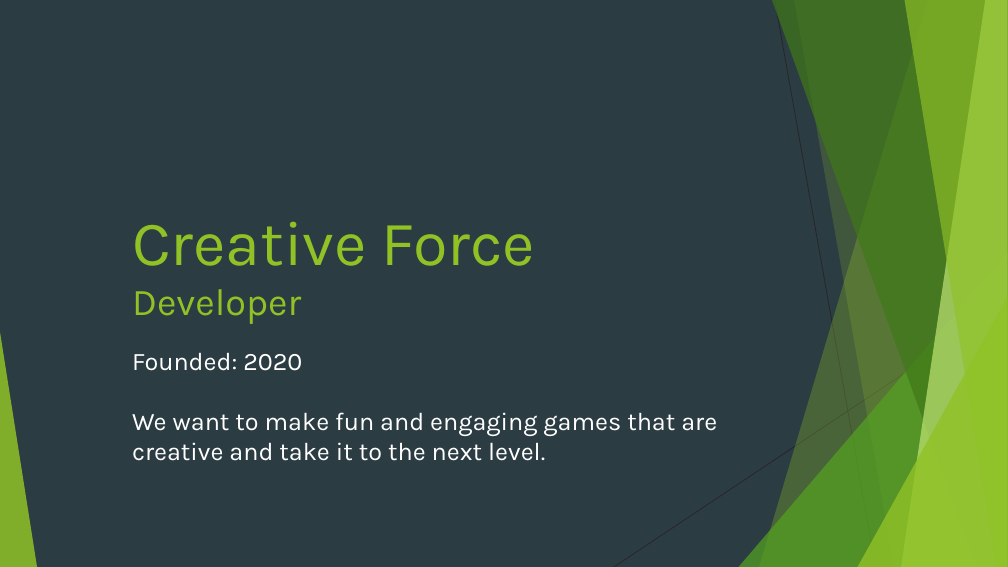
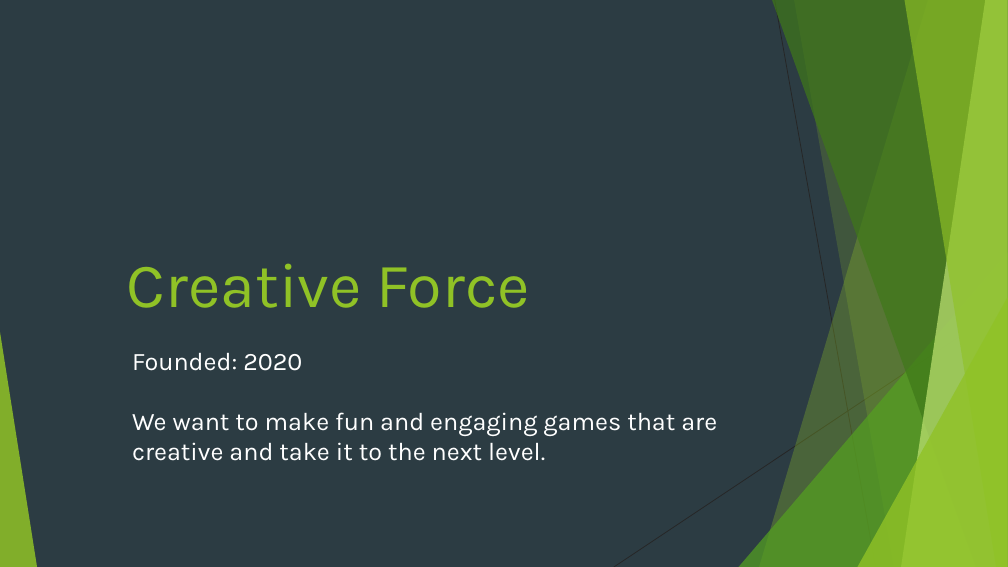
Before and after one commit to Pilokio/Tranzfuser, a slide deck: slide 2 of Virtual Pitch Presentation/Pitch.pptx. Drawn at 1008x567 pixels with LibreOffice and Linux fonts; fonts in the diff are those of the drawing. Boxes give left, top, right and bottom in pixels: in the first picture for what was removed or moved away, otherwise in the second. Text is boxed around its words. In the diff, an @@ line names an element or a change of style, - is before the commit and + after.

```diff
--- a/Virtual Pitch Presentation/Pitch.pptx
+++ b/Virtual Pitch Presentation/Pitch.pptx
@@ text "Creative Force" moved from (x1=132, y1=221, x2=535, y2=324) to (x1=127, y1=263, x2=530, y2=308) @@
@@ text at (x1=132, y1=289, x2=301, y2=324): paragraph removed @@
-Developer
```
Also in this commit, not shown: 5 other slides changed, 1 other file.
